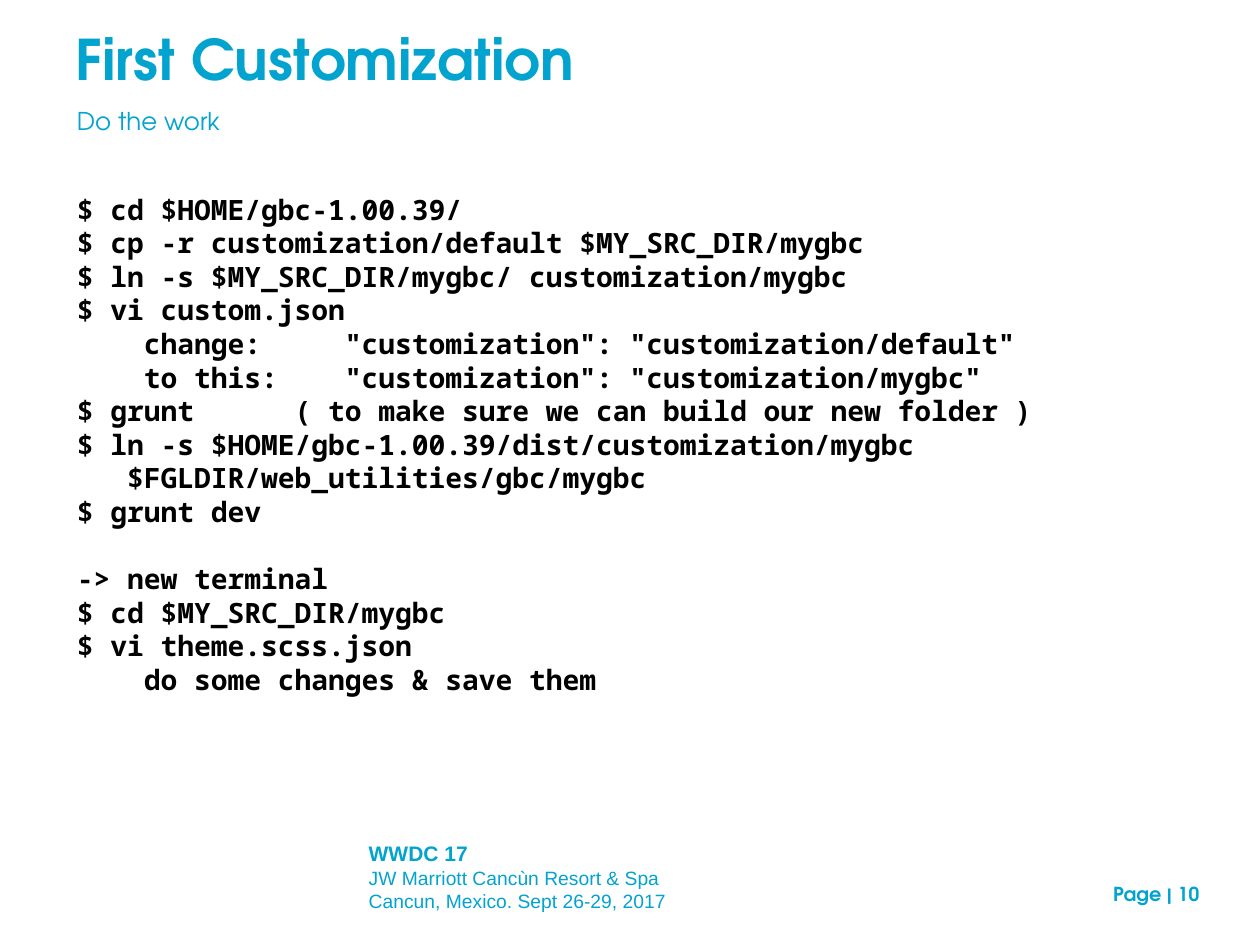
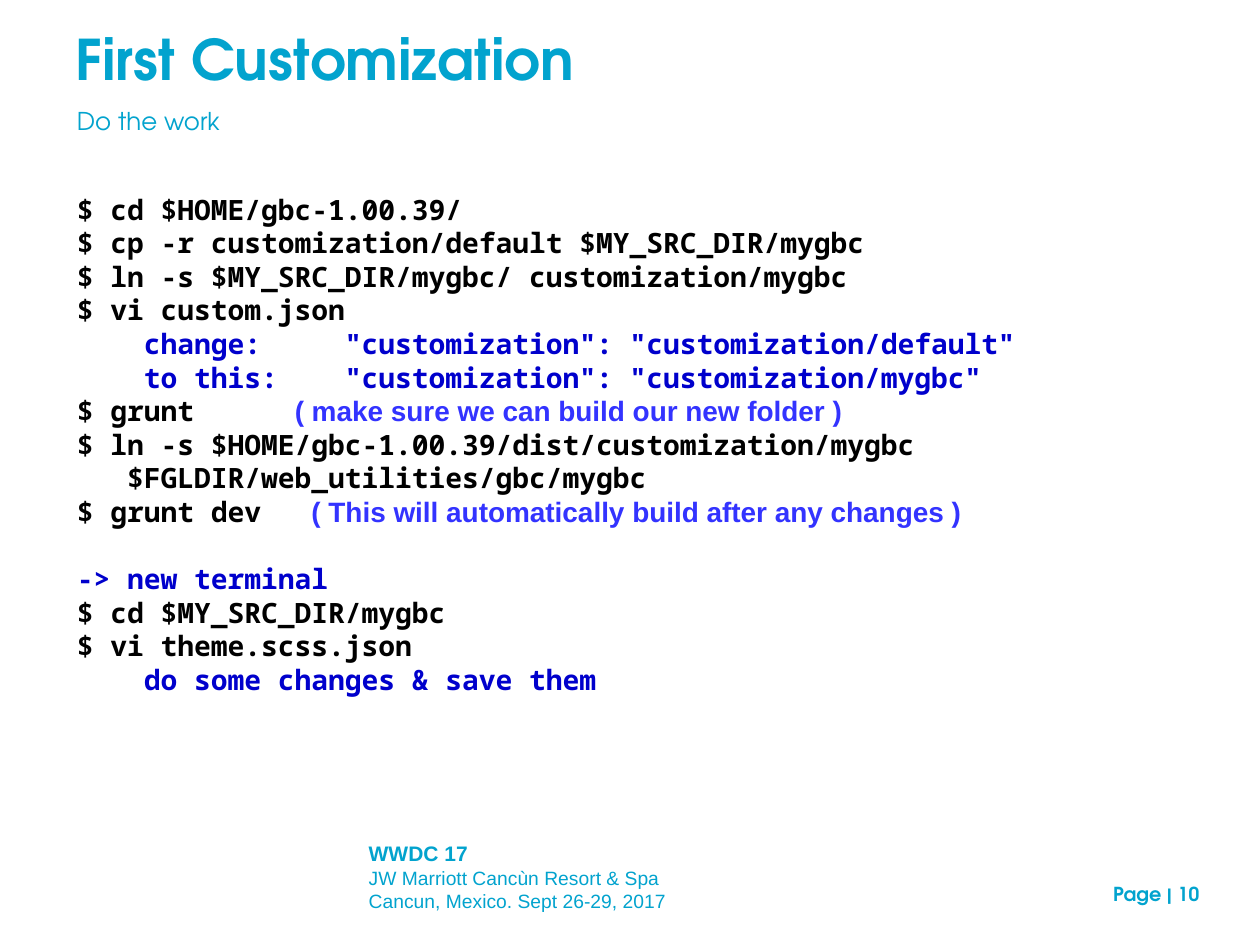
Before and after one commit to neilm-fourjs/njms_demos310, a slide deck: slide 10 of gbc/presentation/GBC_customization_draft.ppt. Drawn at 1260x945 pixels with LibreOffice and Linux fonts; fonts in the diff are those of the drawing; background and template pictures are left out. Boxes give left, top, right and bottom in pixels: in the first picture for what was removed or moved away, otherwise in the second. Text is boxed around its words. In the diff, an @@ line names an element or a change of style, - is before the commit and + after.

```diff
--- a/gbc/presentation/GBC_customization_draft.ppt
+++ b/gbc/presentation/GBC_customization_draft.ppt
@@ text at [127, 332, 1015, 697]: text colour #000000 to #0000CC in "change: "customization": "customization/default"", "to this: "customization": "customization/mygbc"", "-> new terminal", "do some changes & save them" @@
@@ text at [110, 400, 824, 428]: text changed; font Noto Sans Mono to Arial; text colour #000000 to #3333FF @@
-$ grunt ( to make sure we can build our new folder )
+$ grunt ( make sure we can build our new folder )
@@ text at [110, 500, 944, 529]: text changed; font Noto Sans Mono to Arial; text colour #000000 to #3333FF @@
-$ grunt dev
+$ grunt dev ( This will automatically build after any changes )
```
Also in this commit, not shown: 8 other slides changed, 1 slide added, 2 other files.
